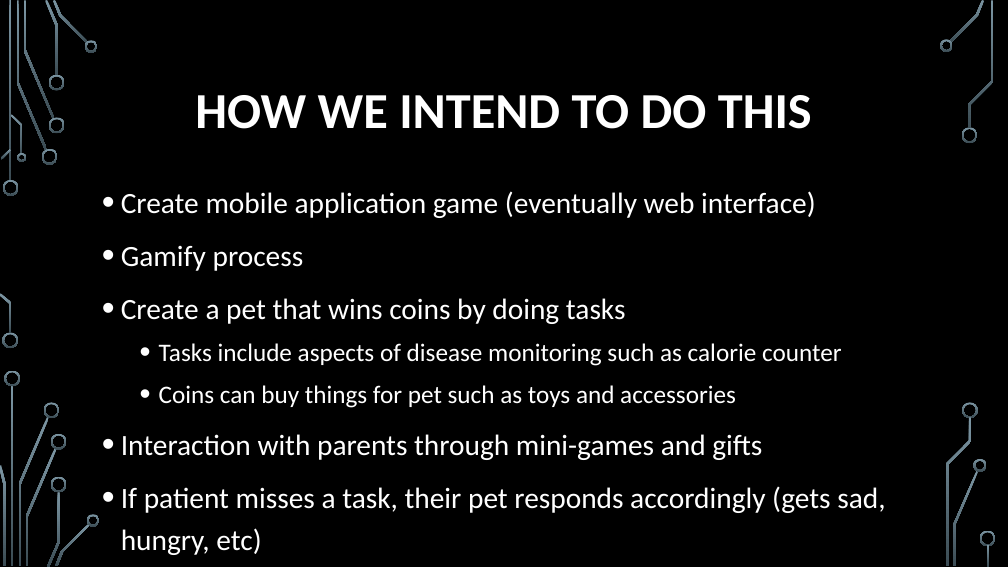
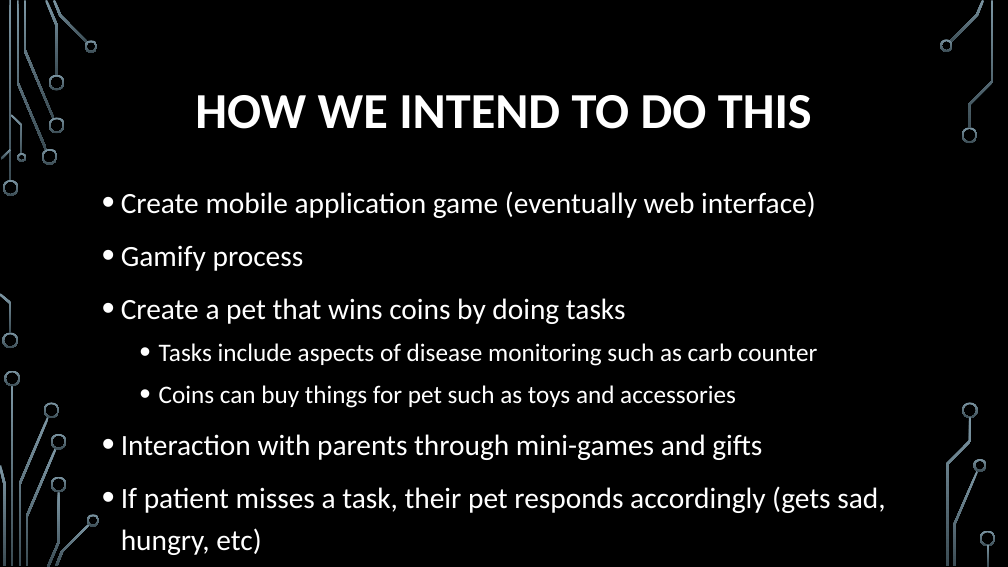
Before and after one commit to michiganhackers/diabetes-game-for-kids, a slide deck: slide 4 of Discussion/Presentation.pptx (slide 5 before the commit). Drawn at 1008x567 pixels with LibreOffice and Linux fonts; fonts in the diff are those of the drawing; background and template pictures are left out. Boxes give left, top, right and bottom in pixels: in the first picture for what was removed or moved away, otherwise in the second. Text is boxed around its words. In the diff, an @@ line names an element or a change of style, - is before the commit and + after.

```diff
--- a/Discussion/Presentation.pptx
+++ b/Discussion/Presentation.pptx
@@ text at [159, 343, 817, 366]: text changed @@
-  • Tasks include aspects of disease monitoring such as calorie counter
+  • Tasks include aspects of disease monitoring such as carb counter
```
Also in this commit, not shown: 2 other slides changed, 2 slides removed.
